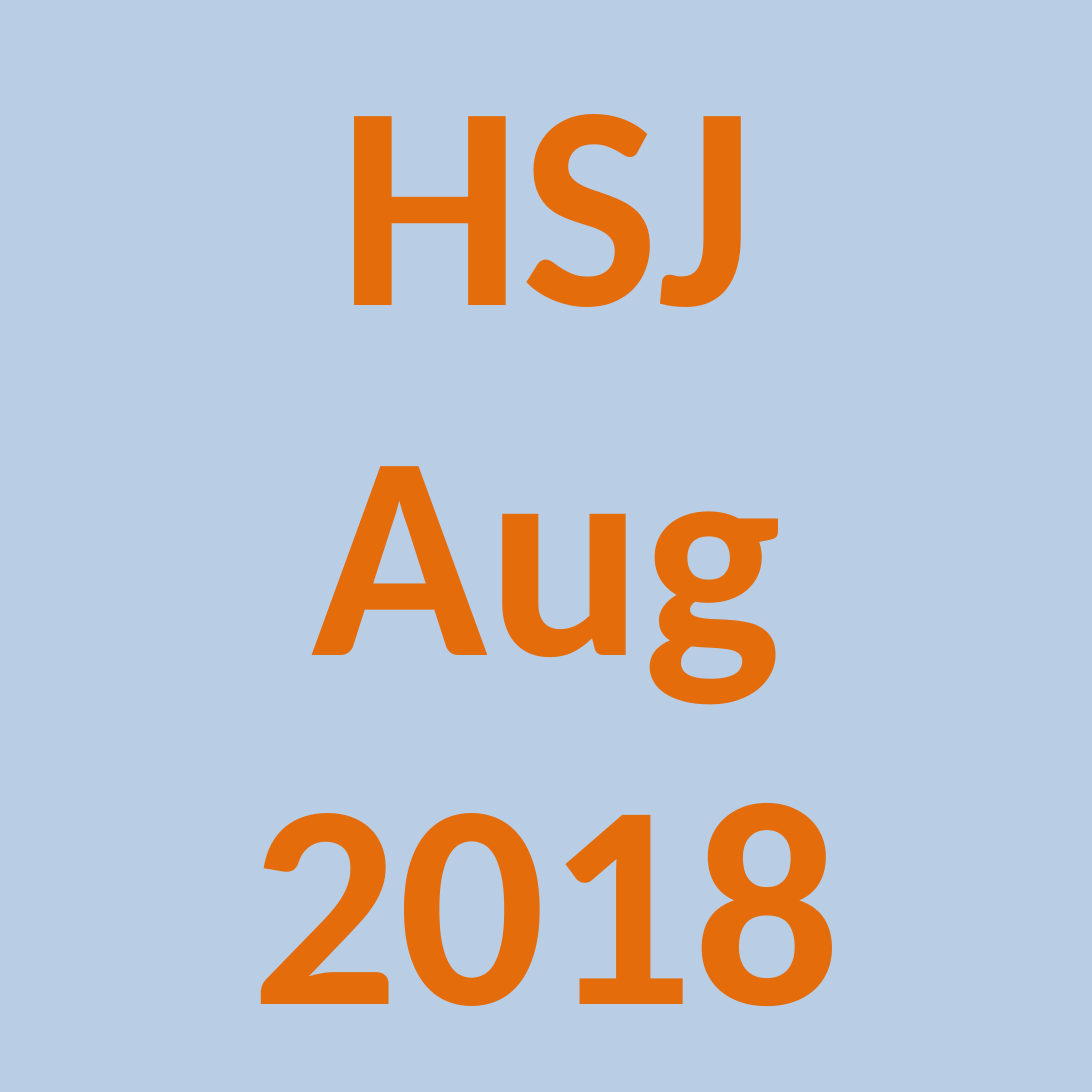
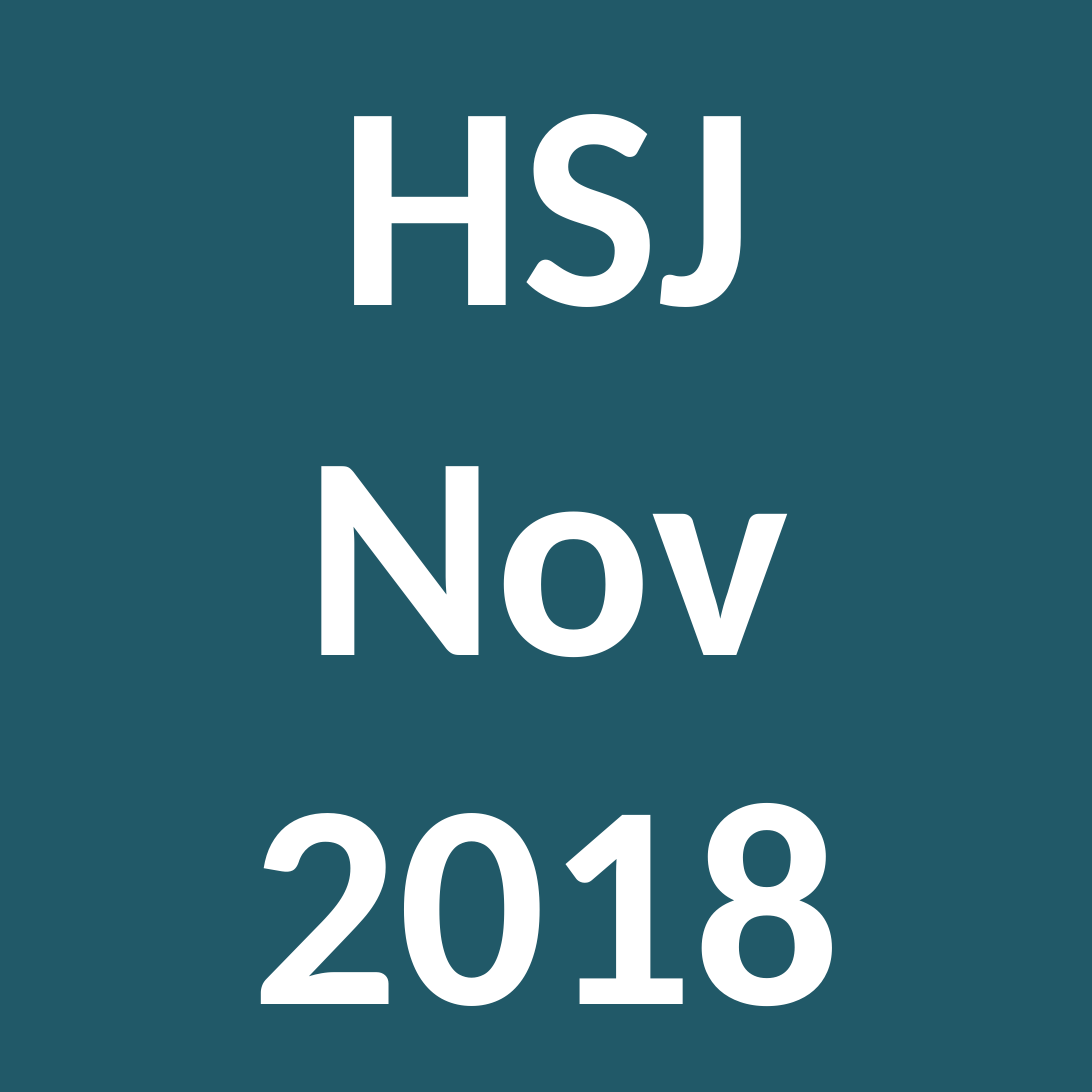
Before and after one commit to hardlystrictlyjerry/hardlystrictlyjerry.github.io, a slide deck: slide 10 of resources/soundcloud.pptx (slide 9 before the commit). Drawn at 1092x1092 pixels with LibreOffice and Linux fonts; fonts in the diff are those of the drawing. Boxes give left, top, right and bottom in pixels: in the first picture for what was removed or moved away, otherwise in the second. Text is boxed around its words. In the diff, an @@ line names an element or a change of style, - is before the commit and + after.

```diff
--- a/resources/soundcloud.pptx
+++ b/resources/soundcloud.pptx
@@ background #B9CDE5 to #215968 @@
@@ title at (x1=252, y1=114, x2=841, y2=1006): text changed; text colour #E46C0A to #FFFFFF @@
-HSJ
-Aug
-2018
+HSJ
+Nov
+2018
```
Also in this commit, not shown: 1 slide added, 5 other files.
